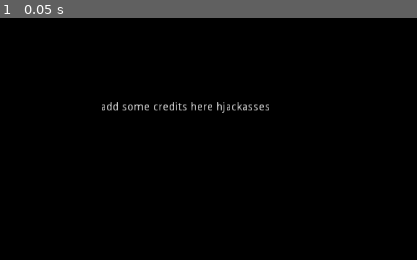
Above: before the commit, frame 1.
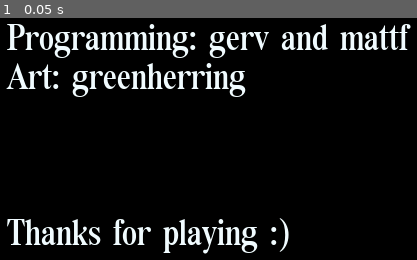
Above: after the commit, the same moment.

Repository: matheusfillipe/Unborn
Game: Godot game, scene res://scenes/Credits.tscn
The game is run twice, just before and just after one commit, with the same random seed, the same clock (stepped at 60 frames per second) and the same inputs. This scene is started directly instead of the project's main scene. Sound files missing from this copy of the repository are replaced by a short silence.
Inputs:
- Up to frame 1 (0.05 s): no input

The runs differ from the first frame. In frame 1, 9.8% of the frame differs, in the area x 1-99%, y 2-98%.

Commit message:
credits and world gen options

Diff:
--- /dev/null
+++ b/scenes/CheckBox.gd
@@ -0,0 +1,6 @@
+extends CheckBox
+
+
+
+func _on_CheckBox_toggled(button_pressed):
+	Global.music_muted = button_pressed
--- a/scenes/Credits.tscn
+++ b/scenes/Credits.tscn
@@ -1,12 +1,24 @@
-[gd_scene format=2]
+[gd_scene load_steps=2 format=2]
+
+[ext_resource path="res://resources/Intro.tres" type="Theme" id=1]
 
 [node name="Credits" type="Control"]
 anchor_right = 1.0
 anchor_bottom = 1.0
 
 [node name="Label" type="Label" parent="."]
-margin_left = 344.0
-margin_top = 200.0
-margin_right = 561.0
-margin_bottom = 214.0
-text = "add some credits here hjackasses"
+anchor_left = 0.5
+anchor_top = 0.5
+anchor_right = 0.5
+anchor_bottom = 0.5
+margin_left = -288.0
+margin_top = -204.0
+margin_right = 284.0
+margin_bottom = 116.0
+theme = ExtResource( 1 )
+text = "Programming: gerv and mattf
+Art: greenherring
+
+
+
+Thanks for playing :)"
--- /dev/null
+++ b/scenes/Options.tscn
@@ -0,0 +1,36 @@
+[gd_scene load_steps=5 format=2]
+
+[ext_resource path="res://resources/Backslash-RpJol.otf" type="DynamicFontData" id=1]
+[ext_resource path="res://scenes/CheckBox.gd" type="Script" id=2]
+[ext_resource path="res://scripts/OptionButton.gd" type="Script" id=3]
+
+[sub_resource type="DynamicFont" id=1]
+size = 20
+font_data = ExtResource( 1 )
+
+[node name="Options" type="Control"]
+anchor_right = 1.0
+anchor_bottom = 1.0
+
+[node name="CheckBox" type="CheckBox" parent="."]
+anchor_left = 0.5
+anchor_top = 0.5
+anchor_right = 0.5
+anchor_bottom = 0.5
+margin_left = -192.0
+margin_top = -148.0
+margin_right = 8.0
+margin_bottom = -105.0
+custom_fonts/font = SubResource( 1 )
+text = "Music"
+script = ExtResource( 2 )
+
+[node name="OptionButton" type="OptionButton" parent="."]
+margin_left = 320.0
+margin_top = 208.0
+margin_right = 592.0
+margin_bottom = 228.0
+script = ExtResource( 3 )
+
+[connection signal="toggled" from="CheckBox" to="CheckBox" method="_on_CheckBox_toggled"]
+[connection signal="item_selected" from="OptionButton" to="OptionButton" method="_on_OptionButton_item_selected"]
--- /dev/null
+++ b/scripts/Death.gd
@@ -0,0 +1,16 @@
+extends Control
+
+
+# Declare member variables here. Examples:
+# var a = 2
+# var b = "text"
+
+
+# Called when the node enters the scene tree for the first time.
+func _ready():
+	pass # Replace with function body.
+
+
+# Called every frame. 'delta' is the elapsed time since the previous frame.
+#func _process(delta):
+#	pass
--- /dev/null
+++ b/scripts/OptionButton.gd
@@ -0,0 +1,19 @@
+extends OptionButton
+enum WorldGenerationTypes {
+	Simple,
+	Complex
+}
+
+var worldtypes = ["Simple", "Complex"]
+
+func _ready():
+	var i = 0
+	for type in worldtypes:
+		add_item(type, i)
+		i += 1
+
+
+
+func _on_OptionButton_item_selected(index):
+	print(index)
+	# todo mattf make this actually change something in the world gen
